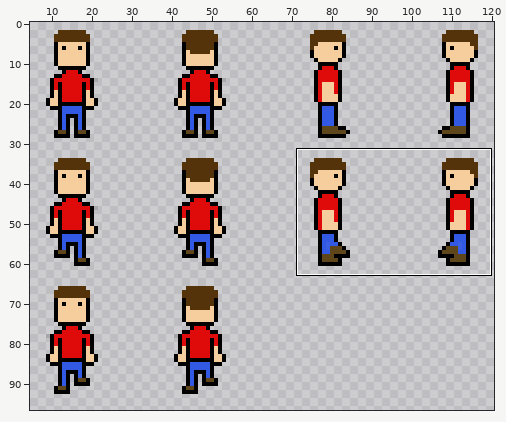
A sprite sheet gets an edit: res/characterSheet.png. The picture above shows the old version from afar; the outline marks the close-up.
Close-up. Earlier state:
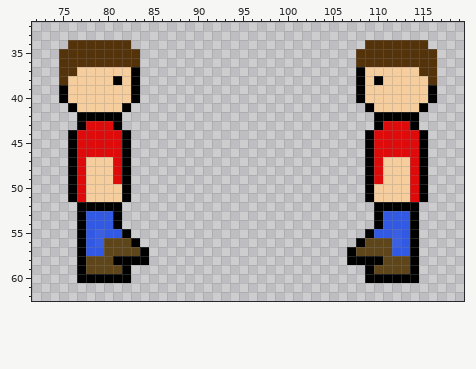
The file is 256x256 pixels. Pixels under 10% opacity are left out. Colours within 5 levels of each other are drawn and written as one. Shown: x 72..119, y 32..62. The wide view leaves out empty margins.
Now the later version:
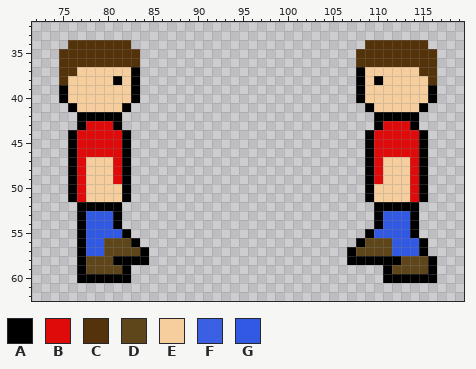
Palette (. is transparent): A #000000  B #df0a0a  C #54320a  D #5f461a  E #f6ce9e  F #3259e4ef  G #3259e4
From old to new:
There is now colour A in rows 56 to 57 at x 115; in rows 58 to 59 at x 116; in row 60 at x 115 to 116.
The edit turns colour D into colour A in row 58 at x 111 to 112; in row 59 at x 111.
There is now colour D in rows 58 to 59 at x 115.
The edit turns colour A into colour D in rows 58 to 59 at x 114.
The edit turns colour A into colour G in rows 56 to 57 at x 114.
The edit turns colour F into colour G in rows 55 to 56 at x 79 and 112.
The author cleared colour A in row 59 at x 109; in row 60 at x 109 to 110.
The author cleared colour D in row 59 at x 110.
Where, in picture pixels (left, top, right, bottom), the same in both close-ups:
changed: (95, 229, 104, 247)
changed: (365, 229, 437, 283)
